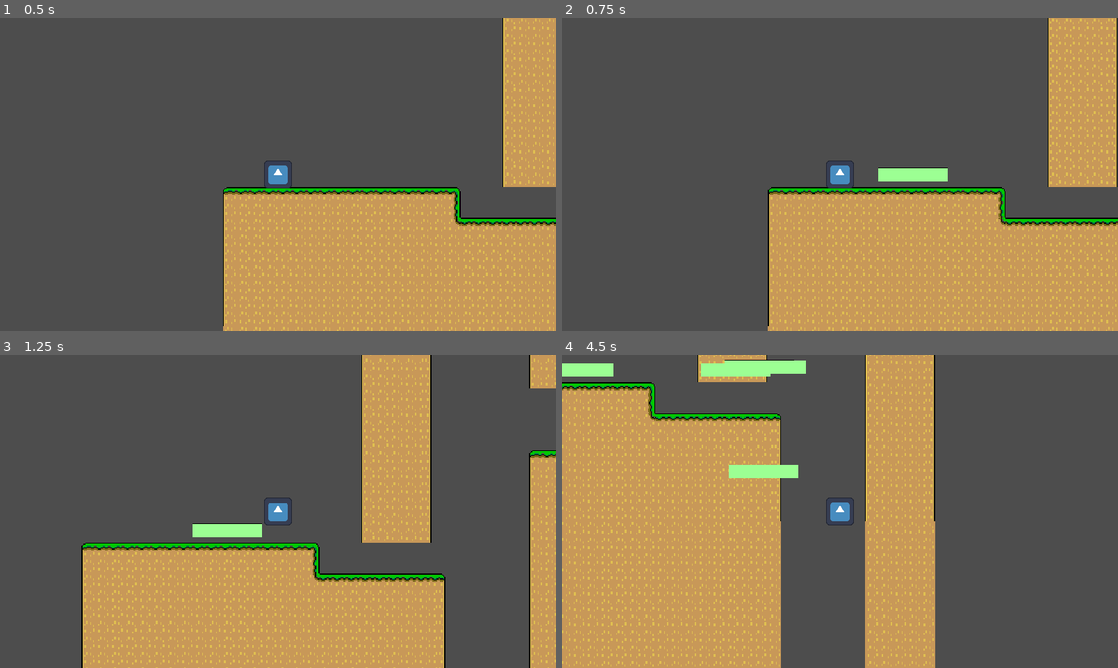
Above: before the commit, frames 1-4 (two rows, left to right).
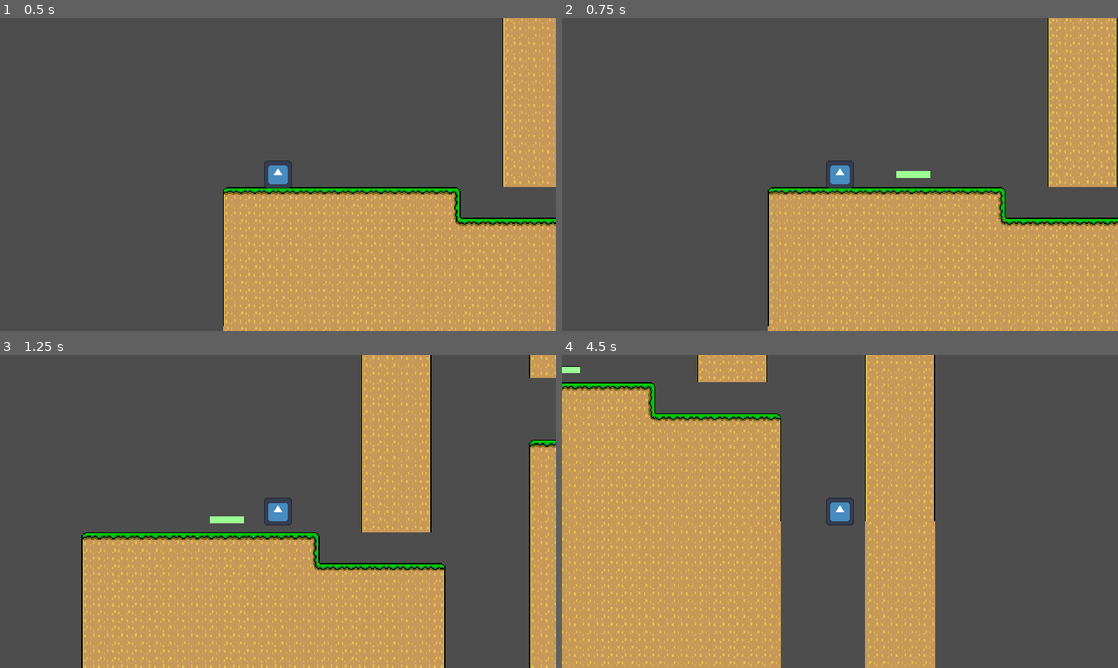
Above: after the commit, the same moments.

Repository: amusci/marioClone
Game: Godot game, scene res://Scenes/main_scene.tscn
The game is run twice, just before and just after one commit, with the same random seed, the same clock (stepped at 60 frames per second) and the same inputs. The engine's default icon, where the game draws it, is replaced by a stand-in: a white triangle on a blue panel in a dark square.
Inputs:
- Up to frame 1 (0.5 s): no input
- Up to frame 2 (0.75 s): tap Enter at 0.5 s; hold D (move_right) from 0.53 s (still down); tap B (throw_hat) at 0.6 s
- Up to frame 3 (1.25 s): keep holding D (move_right); tap Space (jump) at 0.77 s
- Up to frame 4 (4.5 s): tap B (throw_hat) every 0.75 s from 1.35 to 4.35 s; tap Space (jump) at 1.52, 2.75, 3.02, 3.77 s; release D (move_right) at 2.03 s; hold A (move_left) 2.03-2.78 s; hold D (move_right) 2.78-4.28 s; hold A (move_left) from 4.28 s (still down)

Frame 1 is identical in both runs. In frame 2, 0.4% of the frame differs, in the area x 56-70%, y 47-53%; in frame 3, 11%, in the area x 14-100%, y 0-100%; in frame 4, 1.8%.

Commit message:
one hat at a time
lukas lukas lukas lukas more like he did the idle

Diff:
--- a/GoDot Mario Project/Scenes/Platforms/temporary_platform.gd
+++ b/GoDot Mario Project/Scenes/Platforms/temporary_platform.gd
@@ -6,3 +6,4 @@
 	# Start the timer to remove the platform after the lifespan
 	await get_tree().create_timer(lifespan).timeout # If timer ran out
 	queue_free() # Don't make it dave freeeeeeeeeeeeeeeeeeeeeeeeeeeeeeeeeeeeeeees (remove)
+	emit_signal("hat_removed")
--- a/GoDot Mario Project/Scenes/Platforms/temporary_platform.tscn
+++ b/GoDot Mario Project/Scenes/Platforms/temporary_platform.tscn
@@ -4,15 +4,17 @@
 [ext_resource type="Texture2D" uid="uid://c54lpd1cfrsk0" path="res://Testing Art Only/ground.png" id="1_on88k"]
 
 [sub_resource type="RectangleShape2D" id="RectangleShape2D_3heul"]
-size = Vector2(80, 13)
+size = Vector2(40.368, 6.9737)
 
 [node name="TemporaryPlatform" type="StaticBody2D"]
+scale = Vector2(0.990884, 1.00377)
 script = ExtResource("1_e8ajq")
 
 [node name="CollisionShape2D" type="CollisionShape2D" parent="."]
-position = Vector2(0, -0.5)
+position = Vector2(1.9249e-06, 0.498122)
+scale = Vector2(1.0058, 1.00801)
 shape = SubResource("RectangleShape2D_3heul")
 
 [node name="Sprite2D" type="Sprite2D" parent="."]
-scale = Vector2(0.1, 0.1)
+scale = Vector2(0.05, 0.05)
 texture = ExtResource("1_on88k")
--- a/GoDot Mario Project/Scripts/Player Scripts/player.gd
+++ b/GoDot Mario Project/Scripts/Player Scripts/player.gd
@@ -25,6 +25,7 @@
 var can_control : bool = true
 var is_wall_sliding : bool = false
 var facing_right : bool = false
+var hat_exists : bool = false
 
 # On ready variables
 @onready var sprite_2d = $Sprite2D
@@ -111,13 +112,19 @@
 		velocity.y = min(velocity.y, wall_slide_gravity) # Slide down
 
 func throw_hat():
-	var hat = hat.instantiate() # Add an instance of the hat to our scene (NOT SHOWN)
-	if facing_right: # If we are facing right
-		hat.global_position = global_position + Vector2(hat_distance, 0) # Send hat to the right
-	else:
-		hat.global_position = global_position + Vector2(-hat_distance, 0) # Send hat to the left
-	get_parent().add_child(hat) # Add the hat to our scene tree (SHOWN)
+	if not hat_exists:
 
+		var hat = hat.instantiate() # Add an instance of the hat to our scene (NOT SHOWN)
+		hat.connect("tree_exited", Callable(self, "_on_hat_removed"))
+		if facing_right: # If we are facing right
+			hat.global_position = global_position + Vector2(hat_distance, 0) # Send hat to the right
+		else:
+			hat.global_position = global_position + Vector2(-hat_distance, 0) # Send hat to the left
+		get_parent().add_child(hat) # Add the hat to our scene tree (SHOWN)
+		hat_exists = true # Platform exists
+
+func _on_hat_removed():
+	hat_exists = false # Reset flag when platform removed
 
 '''func handle_death() -> void:
 	# Function handles player death
